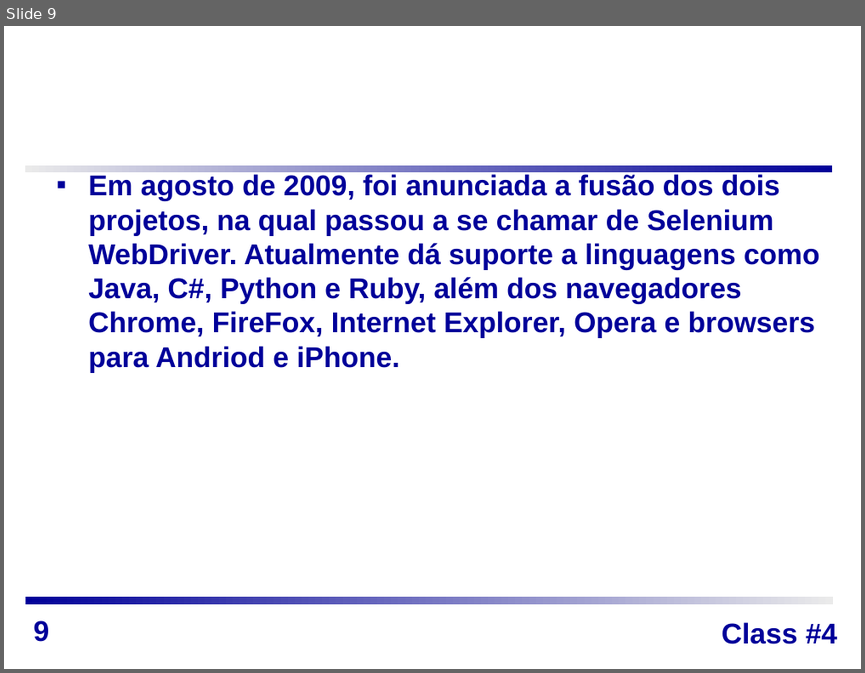
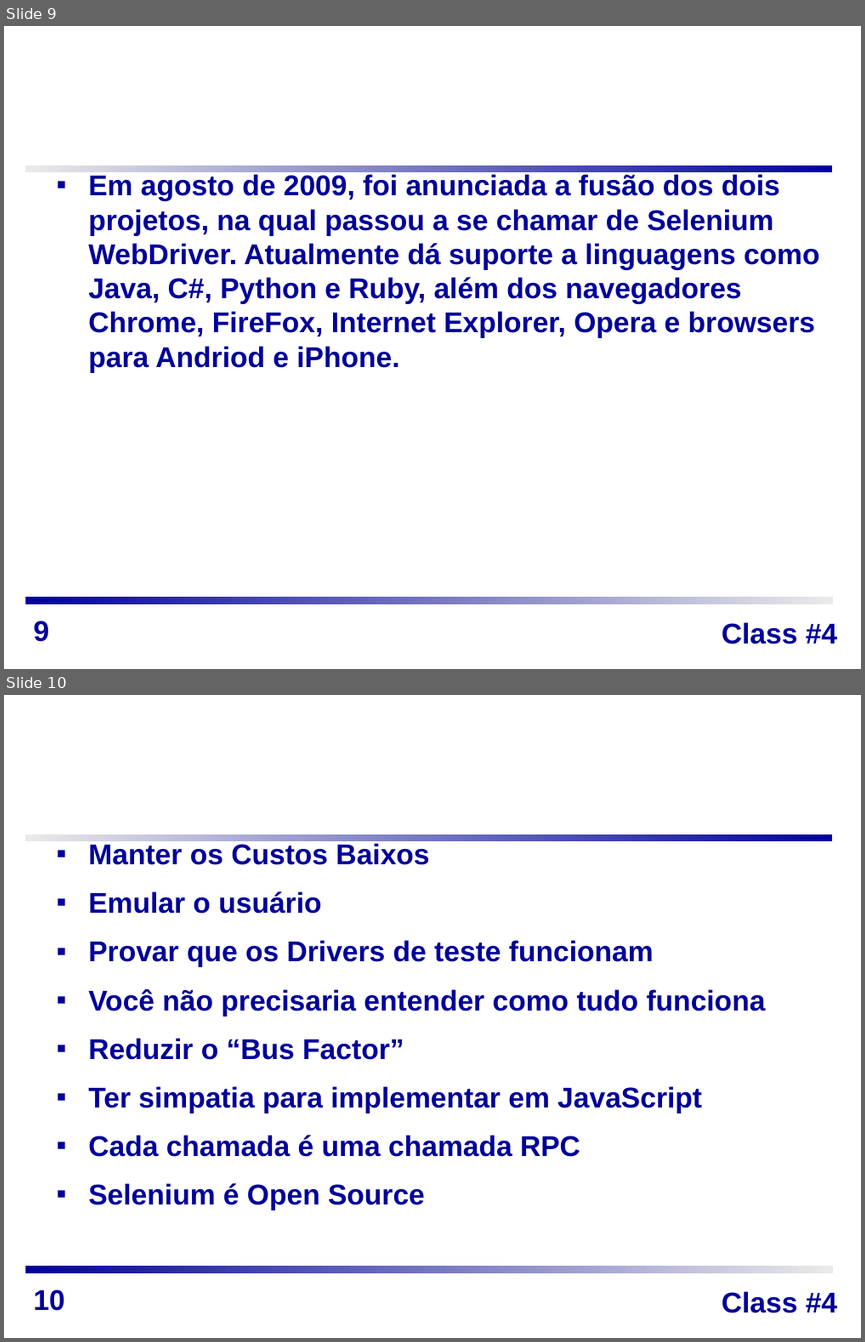
Before and after one commit to alexandremendonca/SE_2016.1, a slide deck: 2016.1/UPE_POLI_EngenhariaSoftware-SeleniumWebDriver-20160401.ppt. Shown one above the other, each under a label of ours: slide 9 before the commit, slides 9 and 10 after it. The pictures are 865x673 and 865x1342 pixels, drawn with LibreOffice and Linux fonts; fonts in the diff are those of the drawing; background and template pictures are left out. Boxes give left, top, right and bottom in pixels: in the first picture for what was removed or moved away, otherwise in the second. Text is boxed around its words. In the diff, an @@ line names an element or a change of style, - is before the commit and + after.

```diff
--- a/2016.1/UPE_POLI_EngenhariaSoftware-SeleniumWebDriver-20160401.ppt
+++ b/2016.1/UPE_POLI_EngenhariaSoftware-SeleniumWebDriver-20160401.ppt
@@ slide 10 added at (4, 695, 861, 1338), background picture (left out); not listed: 3 template elements that a slide beside it also shows @@
@@ title added at (47, 719, 830, 826), 32 pt, text #FFFFFF, bold @@
+Desafios da Arquitetura
@@ text added at (88, 843, 766, 1210), 24 pt, text #000099, bold @@
+▪ Manter os Custos Baixos
+▪ Emular o usuário
+▪ Provar que os Drivers de teste funcionam
+▪ Você não precisaria entender como tudo funciona
+▪ Reduzir o “Bus Factor”
+▪ Ter simpatia para implementar em JavaScript
+▪ Cada chamada é uma chamada RPC
+▪ Selenium é Open Source
@@ page number added at (34, 1289, 65, 1310), 24 pt, text #000099, bold @@
+10
```
Also in this commit, not shown: 12 slides changed, 1 other slide added, 1 slide removed.
